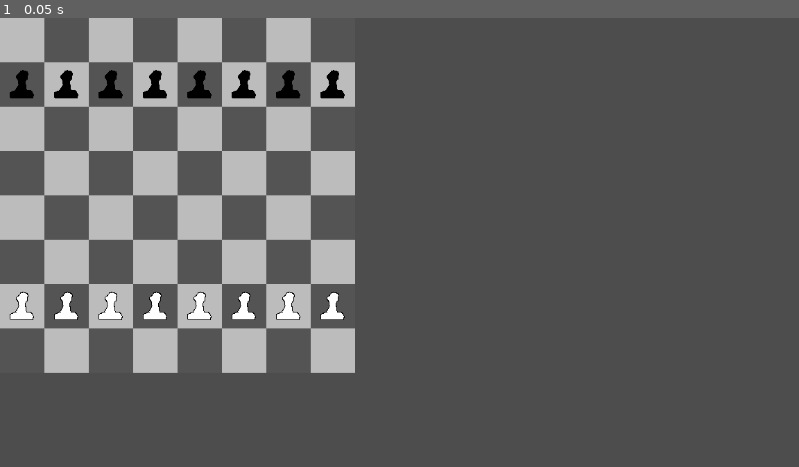
Above: before the commit, frame 1.
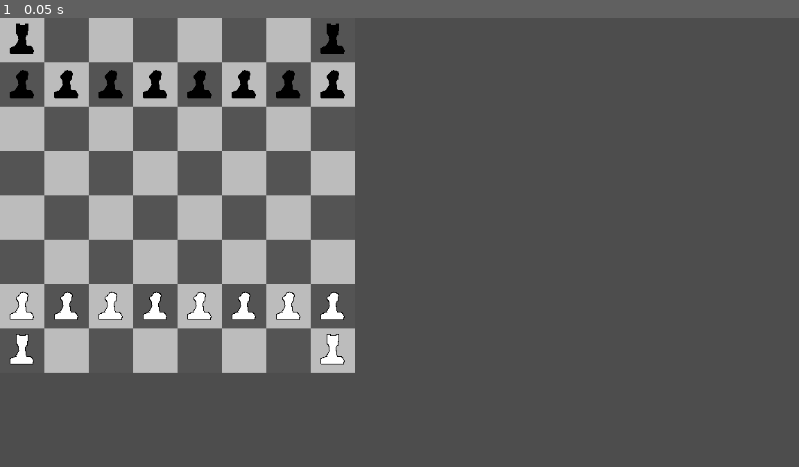
Above: after the commit, the same moment.

Repository: GregorySwart/chess
Game: Godot game, scene res://board.tscn
The game is run twice, just before and just after one commit, with the same random seed, the same clock (stepped at 60 frames per second) and the same inputs. The project has no main scene, so this scene is started directly.
Inputs:
- Up to frame 1 (0.05 s): no input

The runs differ from the first frame. In frame 1, 0.5% of the frame differs, in the area x 1-44%, y 1-78%.

Commit message:
Add Rooks and update texture atlas

Diff:
--- /dev/null
+++ b/black_rook.tscn
@@ -0,0 +1,18 @@
+[gd_scene format=3 uid="uid://dbbip4t7ok23f"]
+
+[ext_resource type="Texture2D" uid="uid://bugnsfp0ehvqn" path="res://assets/chess_atlas.png" id="1_m02fp"]
+
+[sub_resource type="RectangleShape2D" id="RectangleShape2D_2tqba"]
+size = Vector2(58, 61)
+
+[node name="Black Rook" type="RigidBody2D" unique_id=478204146]
+gravity_scale = 0.0
+metadata/_edit_group_ = true
+
+[node name="Sprite2D" type="Sprite2D" parent="." unique_id=1301870539]
+texture = ExtResource("1_m02fp")
+region_enabled = true
+region_rect = Rect2(192, 64, 64, 64)
+
+[node name="CollisionShape2D" type="CollisionShape2D" parent="." unique_id=1065275686]
+shape = SubResource("RectangleShape2D_2tqba")
--- a/board.gd
+++ b/board.gd
@@ -3,6 +3,8 @@
 
 const white_pawn_squares = ["a2", "b2", "c2", "d2", "e2", "f2", "g2", "h2"]
 const black_pawn_squares = ["a7", "b7", "c7", "d7", "e7", "f7", "g7", "h7"]
+const white_rook_squares = ["a1", "h1"]
+const black_rook_squares = ["a8", "h8"]
 
 
 const TILE_SIZE = 64
@@ -10,6 +12,8 @@
 
 @export var white_pawn_scene: PackedScene
 @export var black_pawn_scene: PackedScene
+@export var white_rook_scene: PackedScene
+@export var black_rook_scene: PackedScene
 
 
 # Called when the node enters the scene tree for the first time.
@@ -25,6 +29,19 @@
 		var white_pawn = black_pawn_scene.instantiate()
 		white_pawn.position = to_coords(square)
 		add_child(white_pawn)
+
+	for square in white_rook_squares:
+		print("Creating white rook at " + square + ": " + str(to_coords(square)))
+		var white_rook = white_rook_scene.instantiate()
+		white_rook.position = to_coords(square)
+		add_child(white_rook)
+
+	for square in black_rook_squares:
+		print("Creating black rook at " + square + ": " + str(to_coords(square)))
+		var white_rook = black_rook_scene.instantiate()
+		white_rook.position = to_coords(square)
+		add_child(white_rook)
+
 	pass # Replace with function body.
 
 
--- a/board.tscn
+++ b/board.tscn
@@ -4,6 +4,8 @@
 [ext_resource type="Script" uid="uid://d4gispwu4b4y6" path="res://board.gd" id="2_8l818"]
 [ext_resource type="PackedScene" uid="uid://wmym1y6d12fb" path="res://white_pawn.tscn" id="3_8l818"]
 [ext_resource type="PackedScene" uid="uid://qsl7ccw4q6qr" path="res://black_pawn.tscn" id="4_jqgjh"]
+[ext_resource type="PackedScene" uid="uid://c8a3boonm4cq0" path="res://white_rook.tscn" id="5_mgc1s"]
+[ext_resource type="PackedScene" uid="uid://dbbip4t7ok23f" path="res://black_rook.tscn" id="6_rq8yp"]
 
 [sub_resource type="TileSetAtlasSource" id="TileSetAtlasSource_vqaso"]
 texture = ExtResource("1_psm7c")
@@ -28,6 +30,8 @@
 script = ExtResource("2_8l818")
 white_pawn_scene = ExtResource("3_8l818")
 black_pawn_scene = ExtResource("4_jqgjh")
+white_rook_scene = ExtResource("5_mgc1s")
+black_rook_scene = ExtResource("6_rq8yp")
 
 [node name="Board Area" type="Area2D" parent="." unique_id=1494012677]
 visible = false
@@ -37,10 +41,3 @@
 shape = SubResource("RectangleShape2D_0ugm7")
 
 [node name="Board Sprite" type="Sprite2D" parent="Board Area" unique_id=257133868]
-
-[node name="White Pawn Old" type="Sprite2D" parent="." unique_id=648735520]
-visible = false
-position = Vector2(32, 416)
-texture = ExtResource("1_psm7c")
-region_enabled = true
-region_rect = Rect2(128, 0, 64, 64)
--- a/white_pawn.tscn
+++ b/white_pawn.tscn
@@ -1,6 +1,6 @@
 [gd_scene format=3 uid="uid://wmym1y6d12fb"]
 
-[ext_resource type="Texture2D" uid="uid://8hoxyt1warvw" path="res://assets/chess_atlas_v1.png" id="1_2tqba"]
+[ext_resource type="Texture2D" uid="uid://bugnsfp0ehvqn" path="res://assets/chess_atlas.png" id="1_2tqba"]
 
 [sub_resource type="RectangleShape2D" id="RectangleShape2D_2tqba"]
 size = Vector2(58, 61)
--- /dev/null
+++ b/white_rook.tscn
@@ -0,0 +1,18 @@
+[gd_scene format=3 uid="uid://c8a3boonm4cq0"]
+
+[ext_resource type="Texture2D" uid="uid://bugnsfp0ehvqn" path="res://assets/chess_atlas.png" id="1_dsqao"]
+
+[sub_resource type="RectangleShape2D" id="RectangleShape2D_2tqba"]
+size = Vector2(58, 61)
+
+[node name="White Rook" type="RigidBody2D" unique_id=478204146]
+gravity_scale = 0.0
+metadata/_edit_group_ = true
+
+[node name="Sprite2D" type="Sprite2D" parent="." unique_id=1301870539]
+texture = ExtResource("1_dsqao")
+region_enabled = true
+region_rect = Rect2(128, 64, 64, 64)
+
+[node name="CollisionShape2D" type="CollisionShape2D" parent="." unique_id=1065275686]
+shape = SubResource("RectangleShape2D_2tqba")
Binary file added: assets/chess_atlas.png
Not shown, added: assets/chess_atlas.png.import
